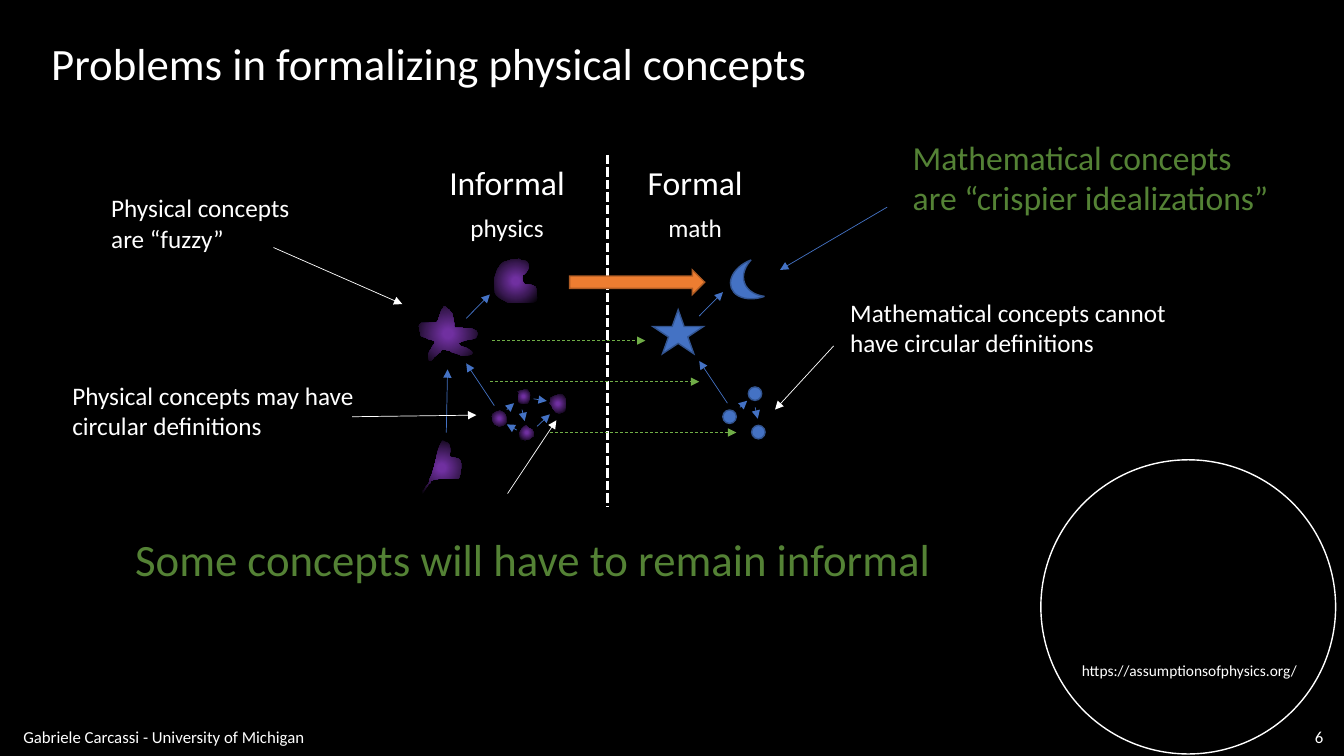
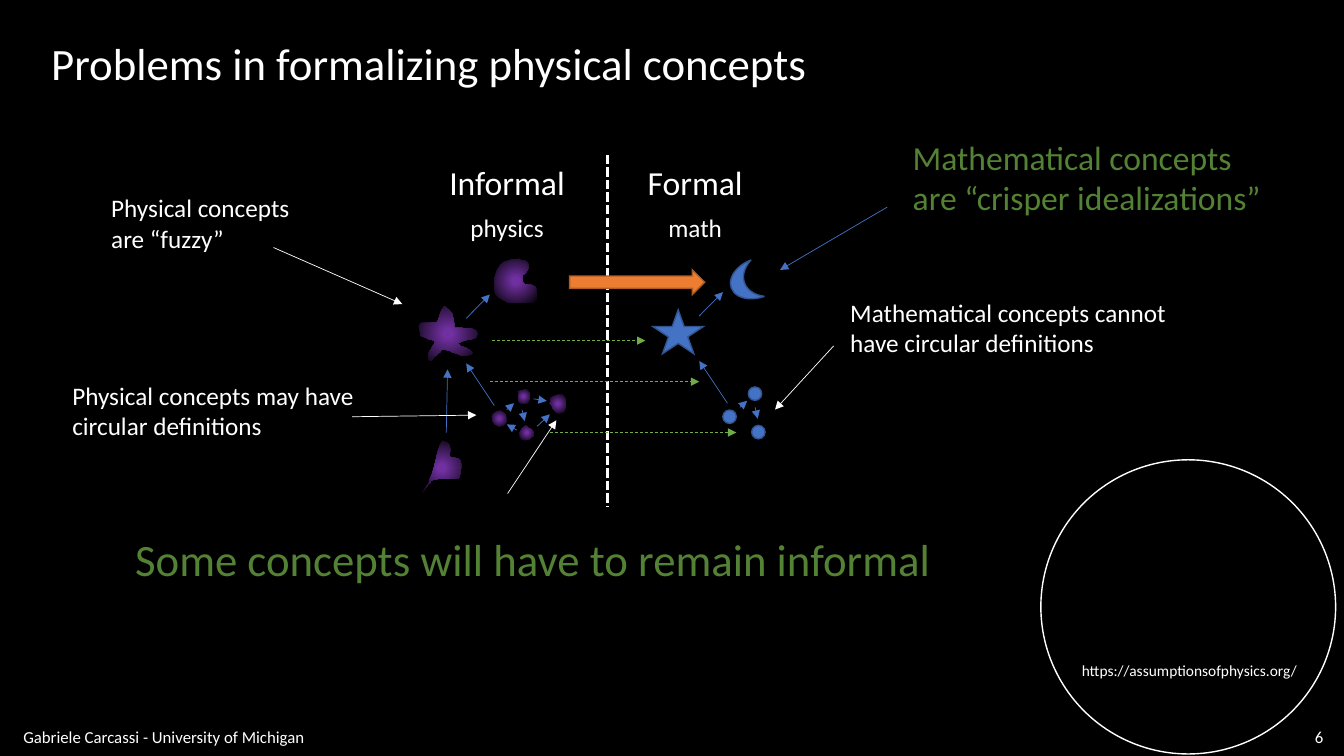
Before and after one commit to assumptionsofphysics/slides, a slide deck: slide 6 of BookCompanions-v2/PM-1-FormalSystemsForPhysics.pptx. Drawn at 1344x756 pixels with LibreOffice and Linux fonts; fonts in the diff are those of the drawing; background and template pictures are left out. Boxes give left, top, right and bottom in pixels: in the first picture for what was removed or moved away, otherwise in the second. Text is boxed around its words. In the diff, an @@ line names an element or a change of style, - is before the commit and + after.

```diff
--- a/BookCompanions-v2/PM-1-FormalSystemsForPhysics.pptx
+++ b/BookCompanions-v2/PM-1-FormalSystemsForPhysics.pptx
@@ text at bbox=[913, 146, 1260, 216]: text changed @@
-Mathematical concepts are “crispier idealizations”
+Mathematical concepts are “crisper idealizations”
```
Also in this commit, not shown: 8 other slides changed.
